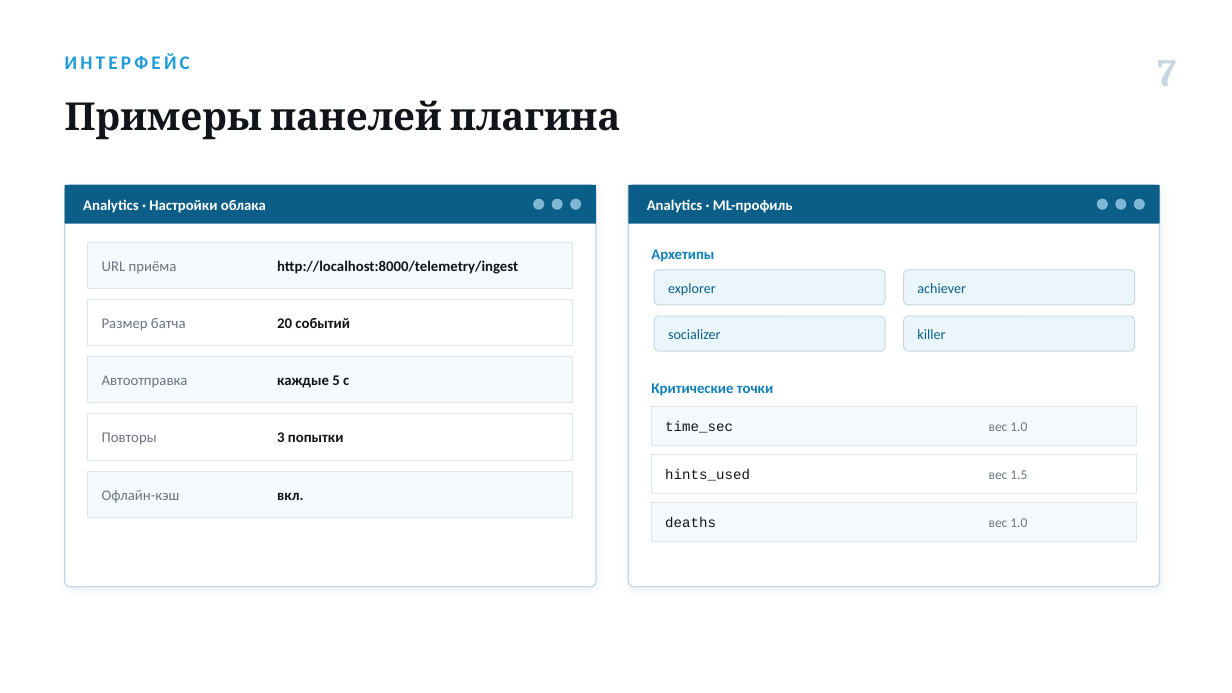
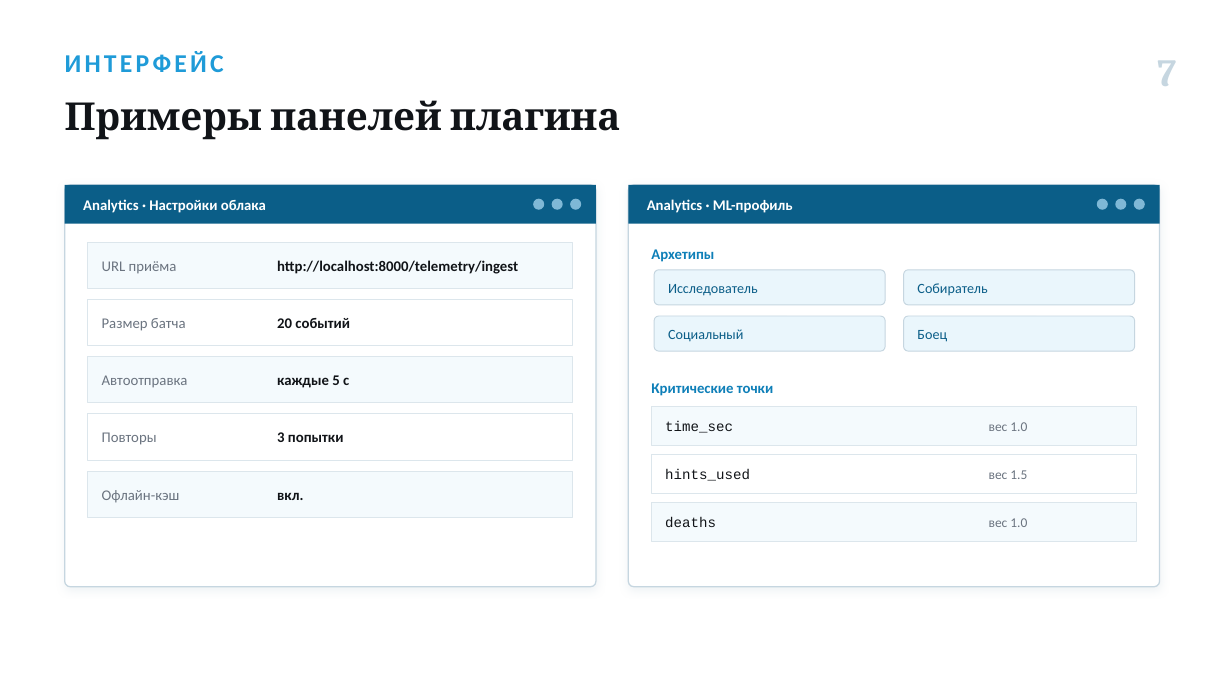
Before and after one commit to Antizi/diplom-Game_Plugs_Ai, a slide deck: slide 7 of presentations/Артамонов_ВКР_телеметрия_NEW.pptx. Drawn at 1232x693 pixels with LibreOffice and Linux fonts; fonts in the diff are those of the drawing. Boxes give left, top, right and bottom in pixels: in the first picture for what was removed or moved away, otherwise in the second. Text is boxed around its words. In the diff, an @@ line names an element or a change of style, - is before the commit and + after.

```diff
--- a/presentations/Артамонов_ВКР_телеметрия_NEW.pptx
+++ b/presentations/Артамонов_ВКР_телеметрия_NEW.pptx
@@ text "ИНТЕРФЕЙС" at box(65, 51, 224, 72): size 15 to 20 pt @@
@@ text at box(668, 284, 758, 296): text changed @@
-explorer
+Исследователь
@@ text at box(917, 283, 987, 296): text changed @@
-achiever
+Собиратель
@@ text at box(668, 329, 744, 342): text changed @@
-socializer
+Социальный
@@ text at box(917, 330, 947, 342): text changed @@
-killer
+Боец
```
Also in this commit, not shown: 10 other slides changed, 14 other files.
